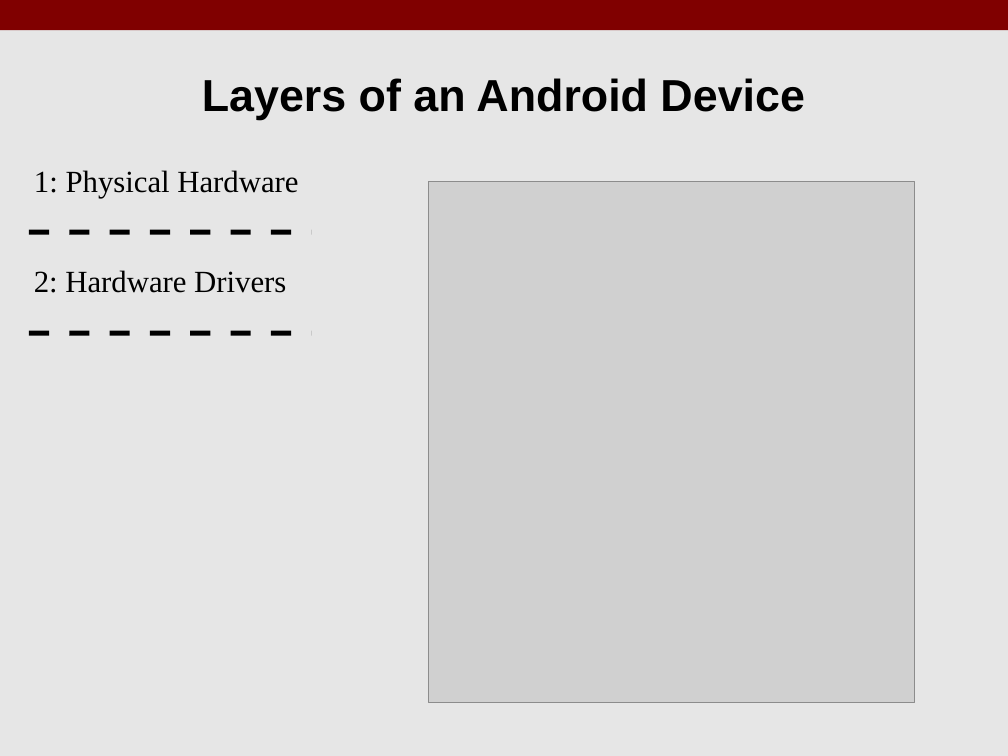
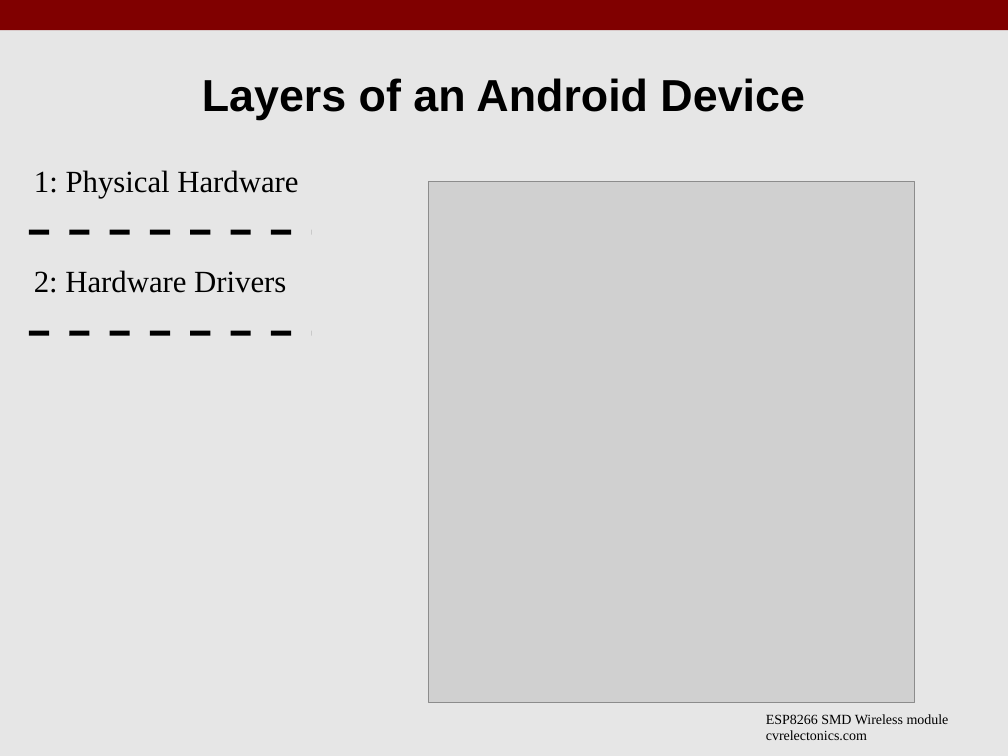
Before and after one commit to benroose/presentations, a slide deck: slide 8 of android_talk/KLF17_Android_Open_Source.odp (slide 7 before the commit). Drawn at 1008x756 pixels with LibreOffice and Linux fonts; fonts in the diff are those of the drawing; grey boxes stand for pictures. Boxes give left, top, right and bottom in pixels: in the first picture for what was removed or moved away, otherwise in the second. Text is boxed around its words. In the diff, an @@ line names an element or a change of style, - is before the commit and + after.

```diff
--- a/android_talk/KLF17_Android_Open_Source.odp
+++ b/android_talk/KLF17_Android_Open_Source.odp
@@ text added at [766,714,949,740], 10 pt, text #000000 @@
+ESP8266 SMD Wireless module
+cvrelectonics.com
```
Also in this commit, not shown: 5 other slides changed, 8 slides added, 10 slides removed, 18 other files.
